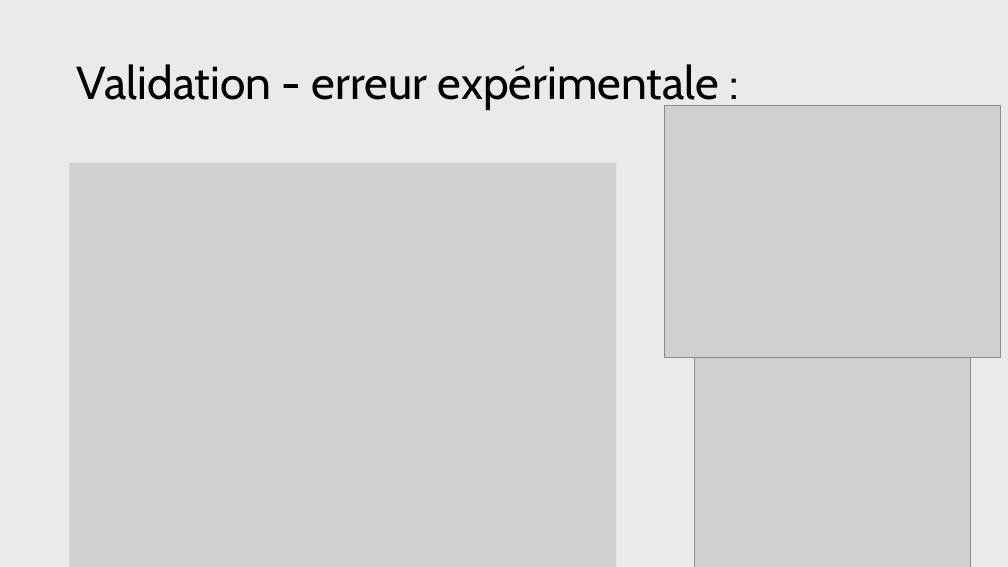
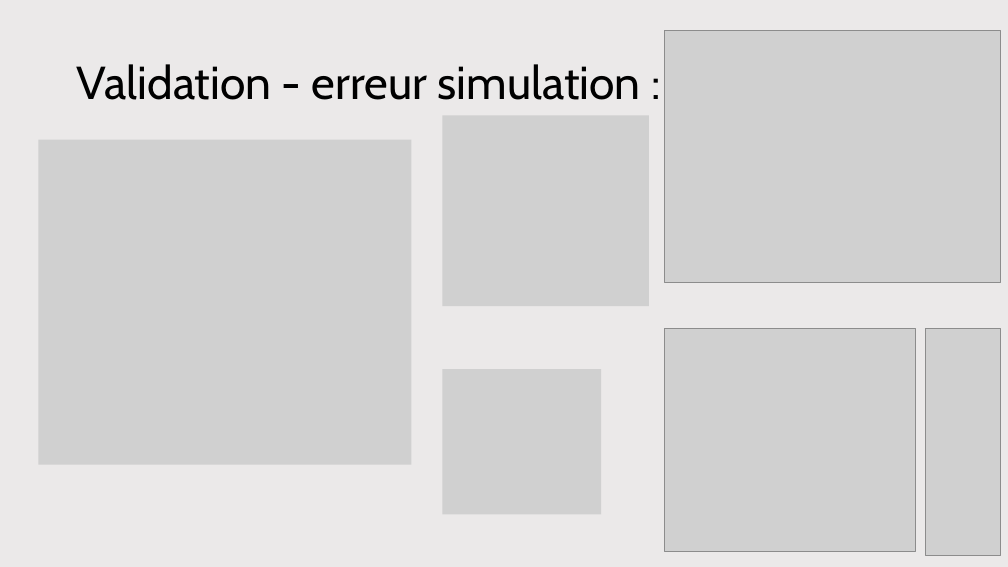
Before and after one commit to antoine-pt/MEC8211, a slide deck: slide 17 of projet_final/projet_final/MEC8211-Projet-final-Presentation.pptx. Drawn at 1008x567 pixels with LibreOffice and Linux fonts; fonts in the diff are those of the drawing; grey boxes stand for pictures. Boxes give left, top, right and bottom in pixels: in the first picture for what was removed or moved away, otherwise in the second. Text is boxed around its words. In the diff, an @@ line names an element or a change of style, - is before the commit and + after.

```diff
--- a/projet_final/projet_final/MEC8211-Projet-final-Presentation.pptx
+++ b/projet_final/projet_final/MEC8211-Projet-final-Presentation.pptx
@@ picture: place and size @@
-picture at (665, 106, 1000, 358)
+picture at (665, 30, 1000, 282)
@@ title at (77, 64, 641, 100): text changed @@
-Validation - erreur expérimentale :
+Validation - erreur simulation :
@@ picture added at (442, 116, 649, 306) @@
@@ picture: place and size @@
-picture at (70, 163, 616, 567)
+picture at (39, 140, 411, 465)
@@ picture: place and size @@
-picture at (695, 358, 971, 567)
+picture at (665, 328, 916, 551)
@@ picture added at (926, 328, 1000, 555) @@
@@ picture added at (442, 369, 601, 514) @@
```
Also in this commit, not shown: 3 other slides changed, 1 slide added.
